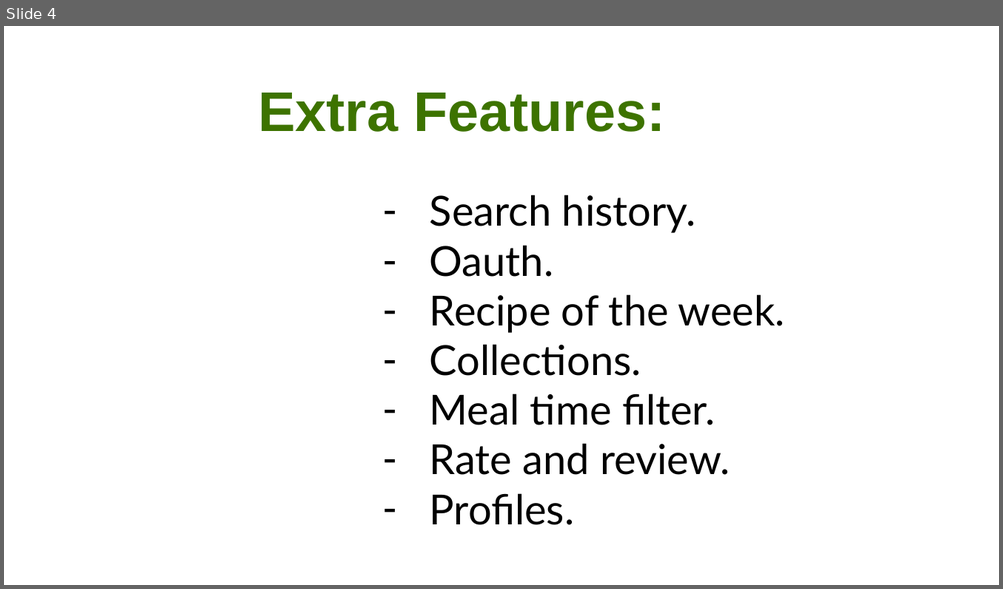
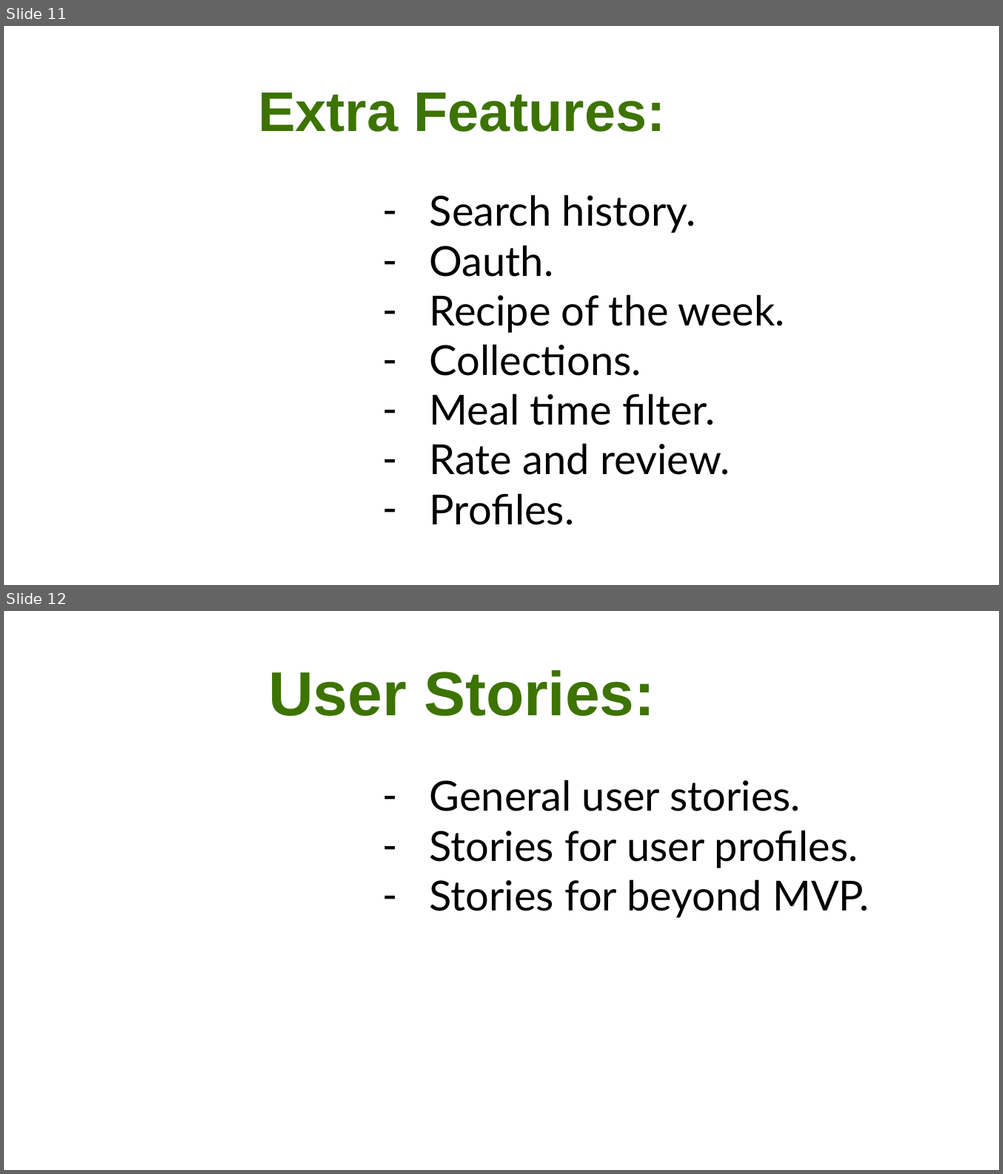
Before and after one commit to CA-MERN/MERN-Part-A-Docs, a slide deck: Presentation1.pptx. Shown one above the other, each under a label of ours: slide 4 before the commit, slides 11 and 12 after it. The pictures are 1003x589 and 1003x1174 pixels, drawn with LibreOffice and Linux fonts; fonts in the diff are those of the drawing; background and template pictures are left out. Boxes give left, top, right and bottom in pixels: in the first picture for what was removed or moved away, otherwise in the second. Text is boxed around its words. In the diff, an @@ line names an element or a change of style, - is before the commit and + after.

```diff
--- a/Presentation1.pptx
+++ b/Presentation1.pptx
@@ slide 12 added at bbox=[4, 611, 999, 1170], background picture (left out) @@
@@ title added at bbox=[268, 670, 655, 716], 60 pt, text #3D7300, bold @@
+User Stories:
@@ text added at bbox=[430, 780, 869, 918], 40 pt, text #000000 @@
+– General user stories.
+– Stories for user profiles.
+– Stories for beyond MVP.
@@ what was slide 4 is now slide 11 @@
```
Also in this commit, not shown: 3 slides changed, 11 other slides added, 8 slides removed.
